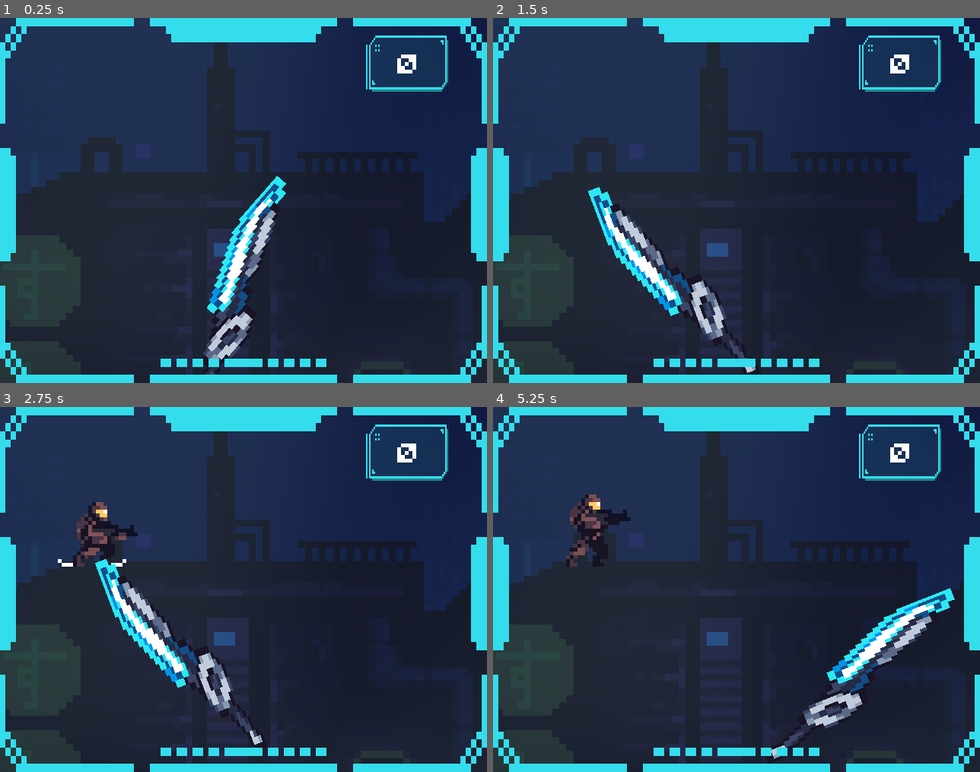
Above: before the commit, frames 1-4 (two rows, left to right).
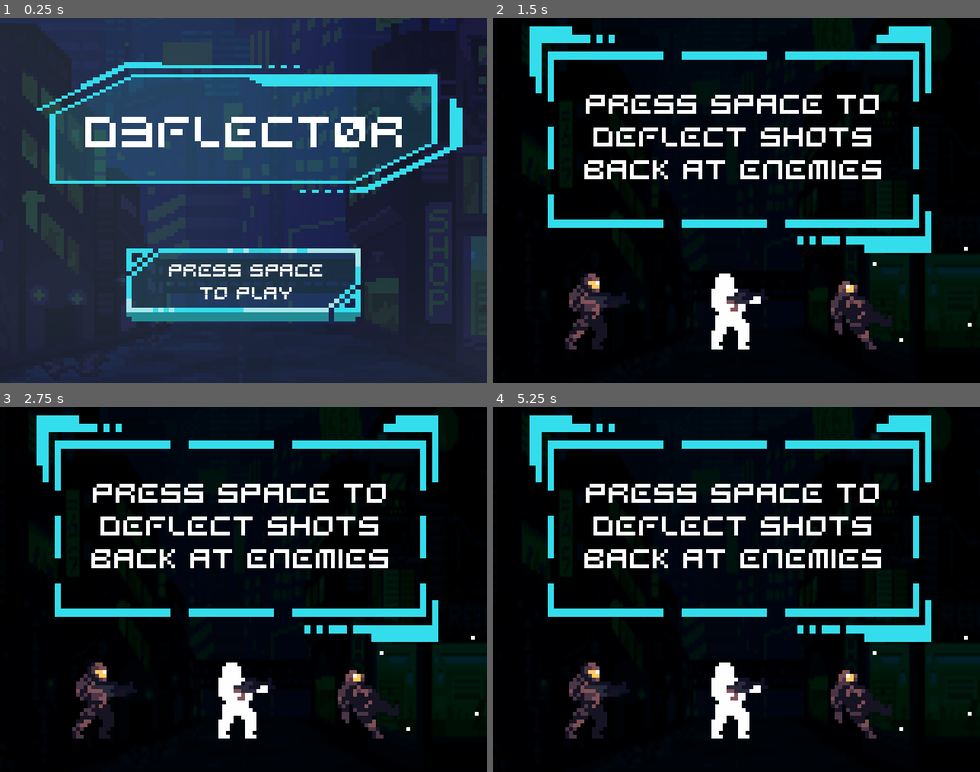
Above: after the commit, the same moments.

Repository: lognasmeow/Deflector
Game: Godot game, scene res://Maps/map_mainMenu.tscn
The game is run twice, just before and just after one commit, with the same random seed, the same clock (stepped at 60 frames per second) and the same inputs. Before the commit the project starts from res://Maps/map_main.tscn.
Inputs:
- Up to frame 1 (0.25 s): no input
- Up to frame 2 (1.5 s): tap Space (space) at 0.5, 1.35 s; hold Space (space) 0.53-1.28 s
- Up to frame 3 (2.75 s): tap Space (space) at 2 s; hold Space (space) from 2.03 s (still down)
- Up to frame 4 (5.25 s): release Space (space) at 2.78 s; tap Space (space) at 2.85, 3.5, 4.35 s; hold Space (space) 3.53-4.28 s; tap Escape (ui_cancel) at 4.15 s; hold Space (space) from 5.03 s (still down)

The runs differ from the first frame. In frame 1, 44% of the frame differs, in the area x 0-100%, y 0-100%; in frame 2, 98%; in frame 3, 98%; in frame 4, 98%.

Commit message:
I think it's done

Diff:
--- a/Maps/mainMenuUI.gd
+++ b/Maps/mainMenuUI.gd
@@ -2,11 +2,15 @@
 
 @onready var animationPlayer: AnimationPlayer = $AnimationPlayer
 @onready var spaceLabel: Label = $SpaceLabel
+@onready var selectAnOptionAudio: AudioStreamPlayer2D = $"../SelectAnOption"
+@onready var spaceBarSprite: Sprite2D = $Sprite2D
 
 func _ready():
+	spaceBarSprite.frame = 0
 	spaceLabel.position.x = -168
 	spaceLabel.position.y = -43.765
 
 func _input(event):
 	if event.is_action_pressed("space"):
+		selectAnOptionAudio.play()
 		animationPlayer.play("play")
--- a/Maps/map_instructions.gd
+++ b/Maps/map_instructions.gd
@@ -30,10 +30,10 @@
 		ultimateShown = true
 		pageTransitionTimer.start()
 	elif not creditsShown:
-		label.position.y = 50
+		label.position.y = 40
 		textureRect.visible = false
 		label.text = "CREDITS\n\nGAME BY LOGNASMEOW\n\n*** Sprites ***\n- TheWiseHedgehog\n- Jesse Eisenbart\n\n*** Backgrounds ***\n- ansimuz\n\n*** Overlays ***\n- 1up Indie\n\n*** UI ***\n- Finnmercury\n\n*** Audio ***\n-GameSupplyGuy\n- Shapeforms"
-		label.set("theme_override_font_sizes/font_size", 20)
+		label.set("theme_override_font_sizes/font_size", 15)
 		enemy1.visible = false
 		enemy2.visible = false
 		enemy3.visible = false
--- a/Maps/map_instructions.tscn
+++ b/Maps/map_instructions.tscn
@@ -75,7 +75,7 @@
 vertical_alignment = 1
 
 [node name="PageTransition" type="Timer" parent="."]
-wait_time = 3.0
+wait_time = 6.0
 one_shot = true
 autostart = true
 
--- a/Maps/map_main.gd
+++ b/Maps/map_main.gd
@@ -18,6 +18,8 @@
 var enemiesKilledSinceLastUltimate: float = 0
 var enemiesKilledAlreadyReached: bool = false
 var pressSpaceToRestart: bool = false
+var playerDeadShown: bool = false
+var mainMenuMap = preload("res://Maps/map_mainMenu.tscn")
 
 func _ready():
 	deathAnimationPlayer.play("RESET")
@@ -27,6 +29,8 @@
 	currentTime = int(Time.get_unix_time_from_system()) - timeStart
 
 func _input(event):
+	if event.is_action_pressed("ui_cancel"):
+		get_tree().change_scene_to_packed(mainMenuMap)
 	if pressSpaceToRestart:
 		if event.is_action_pressed("space"):
 			get_tree().reload_current_scene()
@@ -37,16 +41,18 @@
 	enemiesKilled += 1
 	enemiesKilledSinceLastUltimate += 1
 	killsLabel.text = str(enemiesKilled)
-	if enemiesKilledSinceLastUltimate >= 1 and not enemiesKilledAlreadyReached:
+	if enemiesKilledSinceLastUltimate >= 15 and not enemiesKilledAlreadyReached:
 		emit_signal("tenEnemiesKilled")
 		print("ten enemies Killed")
 		enemiesKilledAlreadyReached = true
 
 
 func _on_player_dead():
-	multiPowerUpgradeAudio.play()
-	deathAnimationPlayer.play("showDeathUI")
-	deathTimer.start()
+	if not playerDeadShown:
+		multiPowerUpgradeAudio.play()
+		deathAnimationPlayer.play("showDeathUI")
+		deathTimer.start()
+		playerDeadShown = true
 
 
 func _on_player_using_ultimate():
--- a/Maps/map_mainMenu.tscn
+++ b/Maps/map_mainMenu.tscn
@@ -7,6 +7,22 @@
 [ext_resource type="Script" path="res://Maps/mainMenuUI.gd" id="3_bd4kb"]
 [ext_resource type="Theme" uid="uid://poj0k2rqrxmj" path="res://Assets/UI/Themes/cyberphont.tres" id="5_issct"]
 [ext_resource type="Texture2D" uid="uid://c4hpnuad7jhg6" path="res://Assets/UI/Containers/Text_Screen01.png" id="7_drhtv"]
+[ext_resource type="AudioStream" uid="uid://fgyisy67mqta" path="res://Assets/Sound/Sound Effects/SelectAnOption.wav" id="8_kdoh4"]
+
+[sub_resource type="Animation" id="Animation_h4mc3"]
+length = 0.001
+tracks/0/type = "value"
+tracks/0/imported = false
+tracks/0/enabled = true
+tracks/0/path = NodePath("SpaceLabel:position")
+tracks/0/interp = 1
+tracks/0/loop_wrap = true
+tracks/0/keys = {
+"times": PackedFloat32Array(0),
+"transitions": PackedFloat32Array(1),
+"update": 0,
+"values": [Vector2(-168, -43.765)]
+}
 
 [sub_resource type="Animation" id="Animation_rno3o"]
 resource_name = "play"
@@ -35,21 +51,6 @@
 "transitions": PackedFloat32Array(1),
 "update": 0,
 "values": [Vector2(-168, -31.87)]
-}
-
-[sub_resource type="Animation" id="Animation_h4mc3"]
-length = 0.001
-tracks/0/type = "value"
-tracks/0/imported = false
-tracks/0/enabled = true
-tracks/0/path = NodePath("SpaceLabel:position")
-tracks/0/interp = 1
-tracks/0/loop_wrap = true
-tracks/0/keys = {
-"times": PackedFloat32Array(0),
-"transitions": PackedFloat32Array(1),
-"update": 0,
-"values": [Vector2(-168, -43.765)]
 }
 
 [sub_resource type="AnimationLibrary" id="AnimationLibrary_1xnbc"]
@@ -139,4 +140,8 @@
 wait_time = 0.15
 one_shot = true
 
+[node name="SelectAnOption" type="AudioStreamPlayer2D" parent="."]
+stream = ExtResource("8_kdoh4")
+bus = &"SFX"
+
 [connection signal="timeout" from="NavigateToInstructions" to="." method="_on_navigate_to_instructions_timeout"]
--- a/project.godot
+++ b/project.godot
@@ -11,7 +11,7 @@
 [application]
 
 config/name="Deflector"
-run/main_scene="res://Maps/map_main.tscn"
+run/main_scene="res://Maps/map_mainMenu.tscn"
 config/features=PackedStringArray("4.2", "GL Compatibility")
 run/max_fps=60
 config/icon="res://icon.svg"
Not shown: 1 places in Maps/map_mainMenu.tscn that only renumber resources
